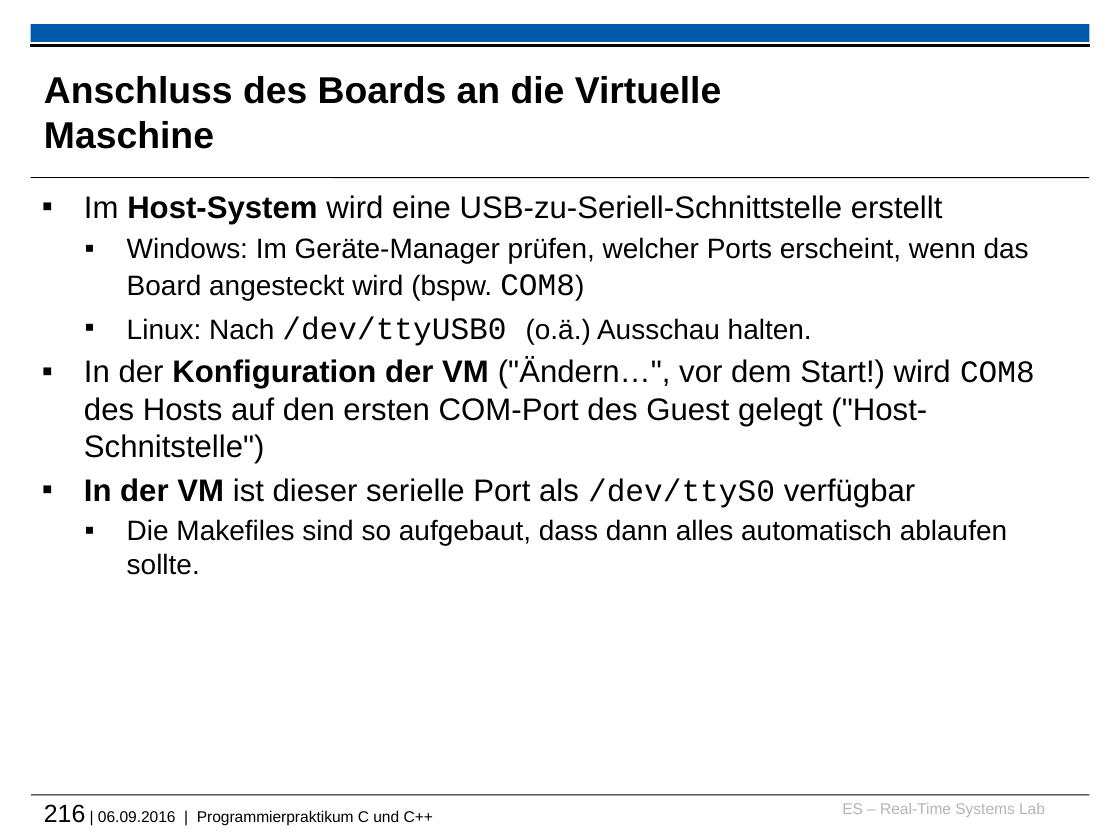
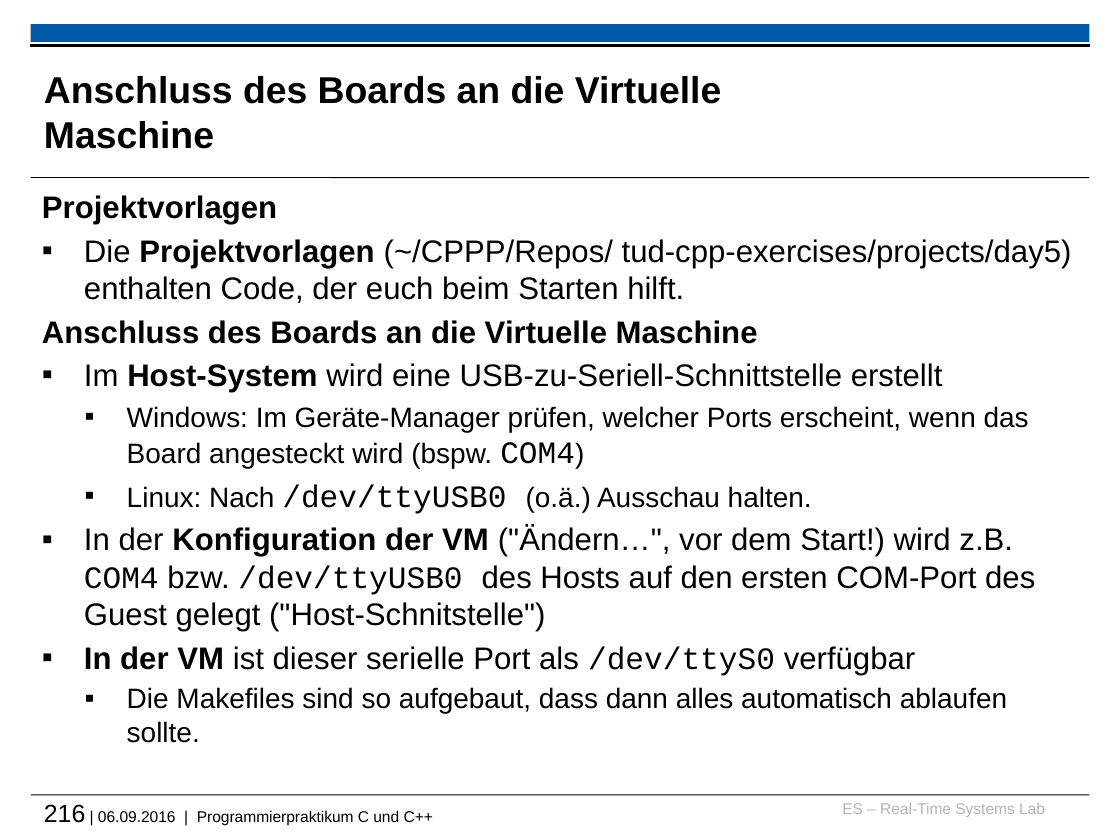
Before and after one commit to h82k/tud-cppp, a slide deck: slide 216 of cppp_lecture.pptx. Drawn at 1120x840 pixels with LibreOffice and Linux fonts; fonts in the diff are those of the drawing; background and template pictures are left out. Boxes give left, top, right and bottom in pixels: in the first picture for what was removed or moved away, otherwise in the second. Text is boxed around its words. In the diff, an @@ line names an element or a change of style, - is before the commit and + after.

```diff
--- a/cppp_lecture.pptx
+++ b/cppp_lecture.pptx
@@ text at box(42, 195, 1072, 344): paragraphs added @@
+Projektvorlagen
+▪ Die Projektvorlagen (~/CPPP/Repos/ tud-cpp-exercises/projects/day5) enthalten Code, der euch beim Starten hilft.
+Anschluss des Boards an die Virtuelle Maschine
@@ text at box(127, 406, 1029, 468): text changed @@
-  ▪ Windows: Im Geräte-Manager prüfen, welcher Ports erscheint, wenn das Board angesteckt wird (bspw. COM8)
+  ▪ Windows: Im Geräte-Manager prüfen, welcher Ports erscheint, wenn das Board angesteckt wird (bspw. COM4)
@@ text at box(84, 526, 1035, 631): text changed @@
-▪ In der Konfiguration der VM ("Ändern…", vor dem Start!) wird COM8 des Hosts auf den ersten COM-Port des Guest gelegt ("Host-Schnitstelle")
+▪ In der Konfiguration der VM ("Ändern…", vor dem Start!) wird z.B. COM4 bzw. /dev/ttyUSB0 des Hosts auf den ersten COM-Port des Guest gelegt ("Host-Schnitstelle")
```
Also in this commit, not shown: 2 slides added, 1 slide removed, 3 other files.
